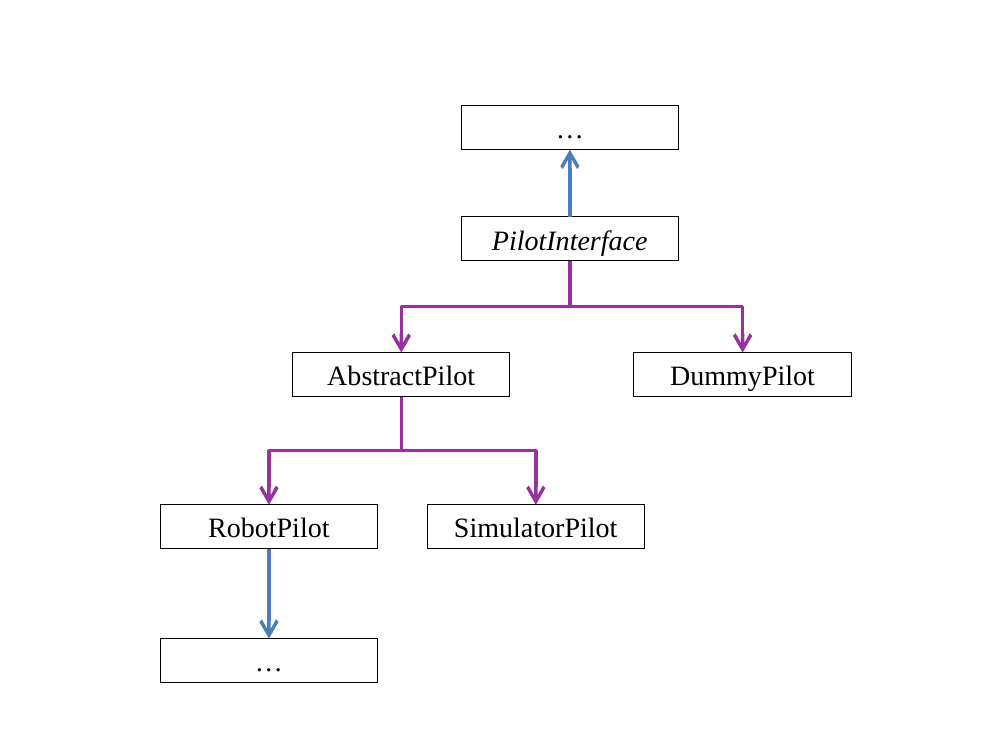
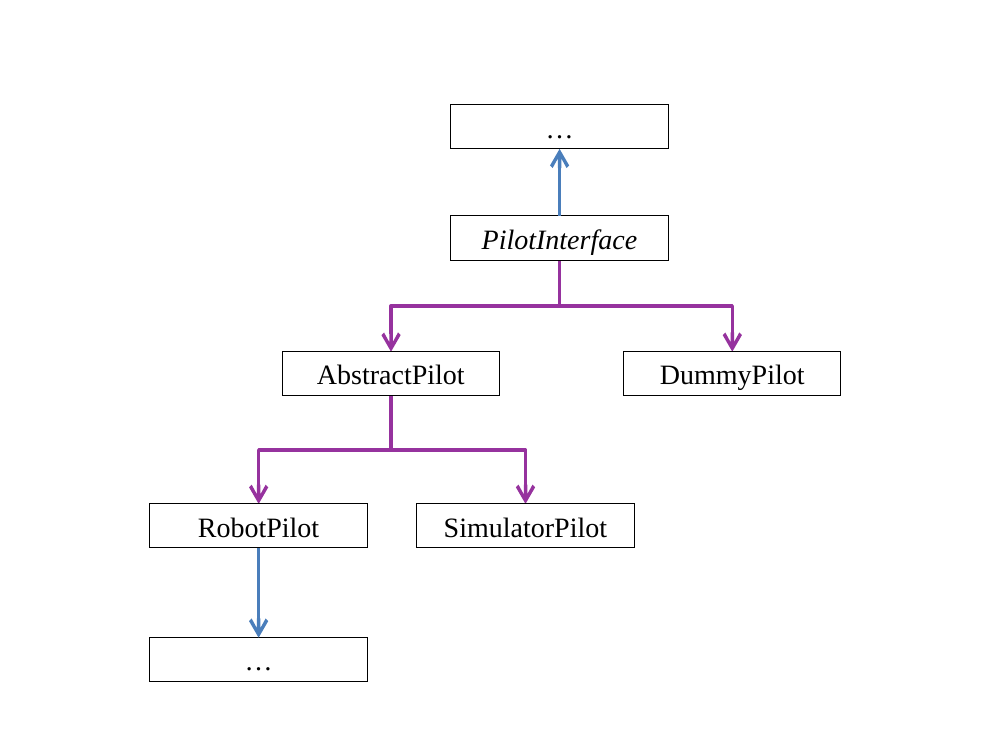
Before and after one commit to toonn/SilverSurfer, a slide deck: slide 2 of SilverSurferVerslag/Verslag demo 5/Klassendiagramma.pptx. Drawn at 1008x756 pixels with LibreOffice and Linux fonts; fonts in the diff are those of the drawing. Boxes give left, top, right and bottom in pixels: in the first picture for what was removed or moved away, otherwise in the second. Text is boxed around its words. In the diff, an @@ line names an element or a change of style, - is before the commit and + after.

```diff
--- a/SilverSurferVerslag/Verslag demo 5/Klassendiagramma.pptx
+++ b/SilverSurferVerslag/Verslag demo 5/Klassendiagramma.pptx
@@ 7 rectangles, 4 elbow arrows, 2 arrows: place and size @@
-7 rectangles, 4 elbow arrows, 2 arrows at (160, 106, 852, 683)
+7 rectangles, 4 elbow arrows, 2 arrows at (150, 105, 842, 682)
```
Also in this commit, not shown: 1 slide added, 2 other files.
